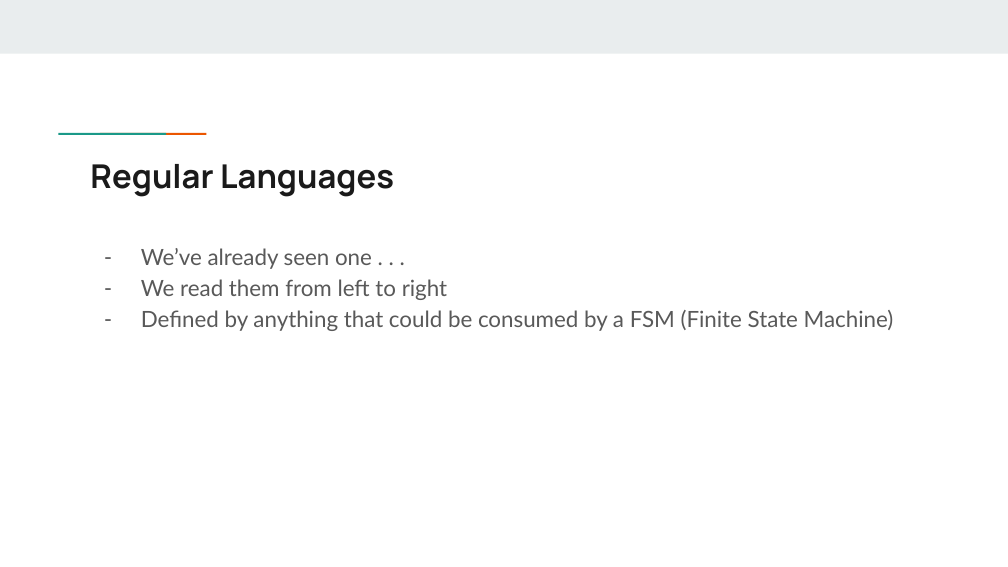
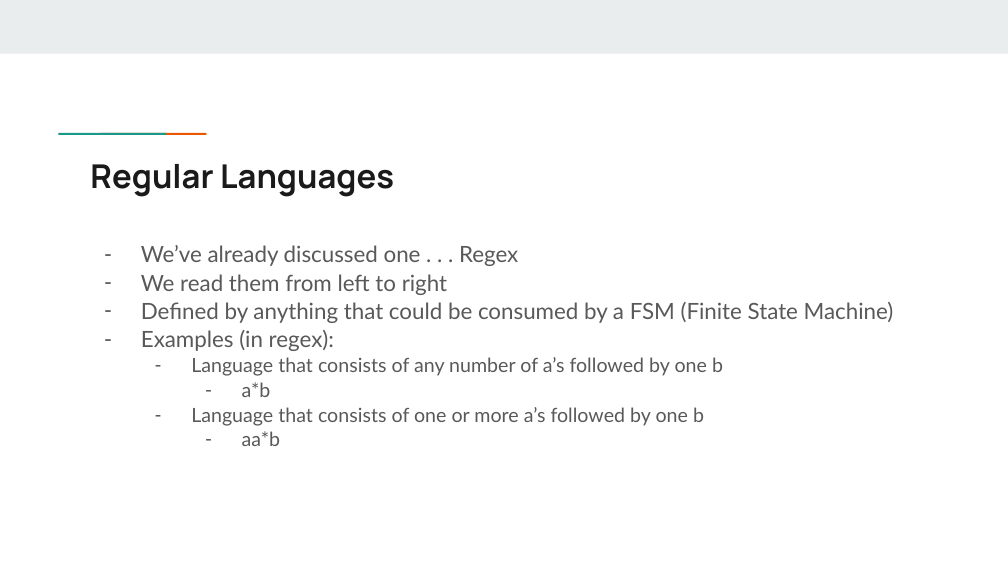
Before and after one commit to SoundWavesHello/ppl_summer_2026, a slide deck: slide 4 of lectures/week_2/Grammar.pptx. Drawn at 1008x567 pixels with LibreOffice and Linux fonts; fonts in the diff are those of the drawing. Boxes give left, top, right and bottom in pixels: in the first picture for what was removed or moved away, otherwise in the second. Text is boxed around its words. In the diff, an @@ line names an element or a change of style, - is before the commit and + after.

```diff
--- a/lectures/week_2/Grammar.pptx
+++ b/lectures/week_2/Grammar.pptx
@@ text at [141, 245, 518, 266]: text changed @@
-– We’ve already seen one . . .
+– We’ve already discussed one . . . Regex
@@ text at [141, 274, 894, 323]: line spacing 1.15 to 1.05 @@
@@ text at [141, 330, 723, 446]: paragraphs added @@
+– Examples (in regex):
+  – Language that consists of any number of a’s followed by one b
+    – a*b
+  – Language that consists of one or more a’s followed by one b
+    – aa*b
```
Also in this commit, not shown: 4 other slides changed, 3 slides added, 32 other files.
